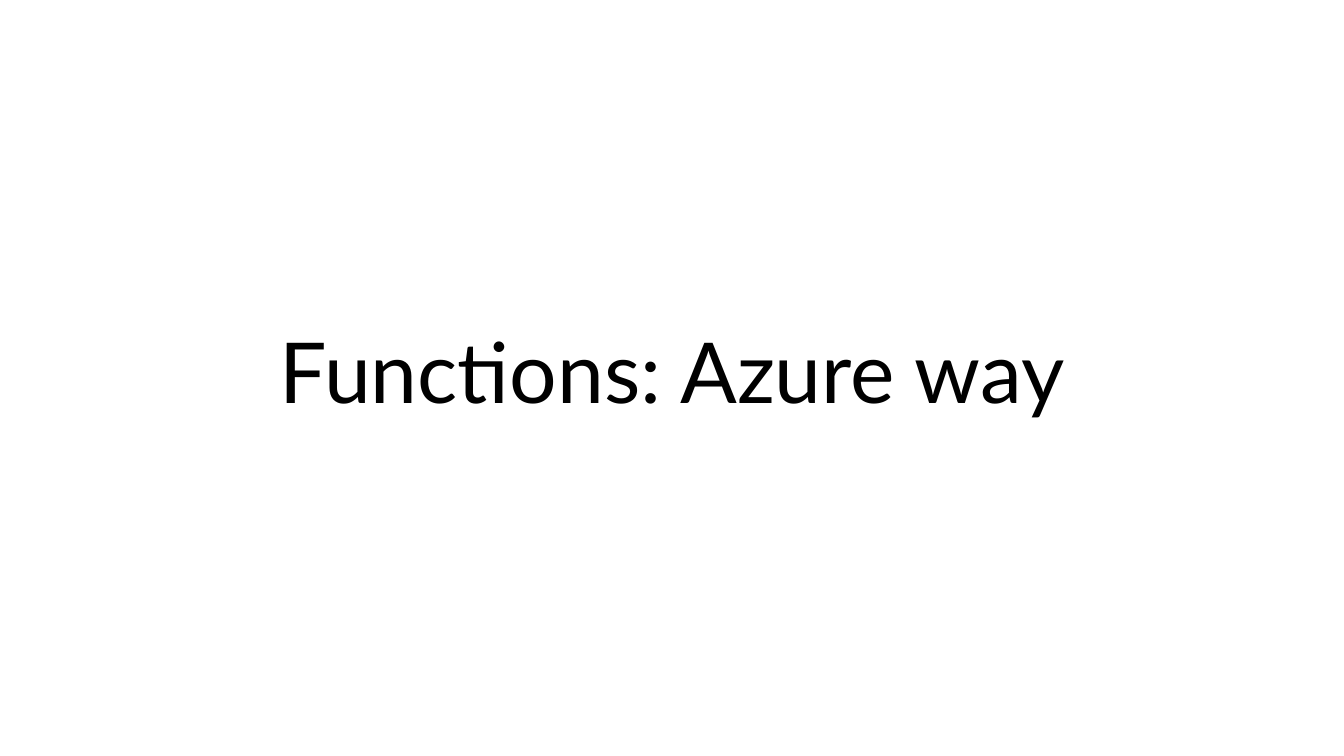
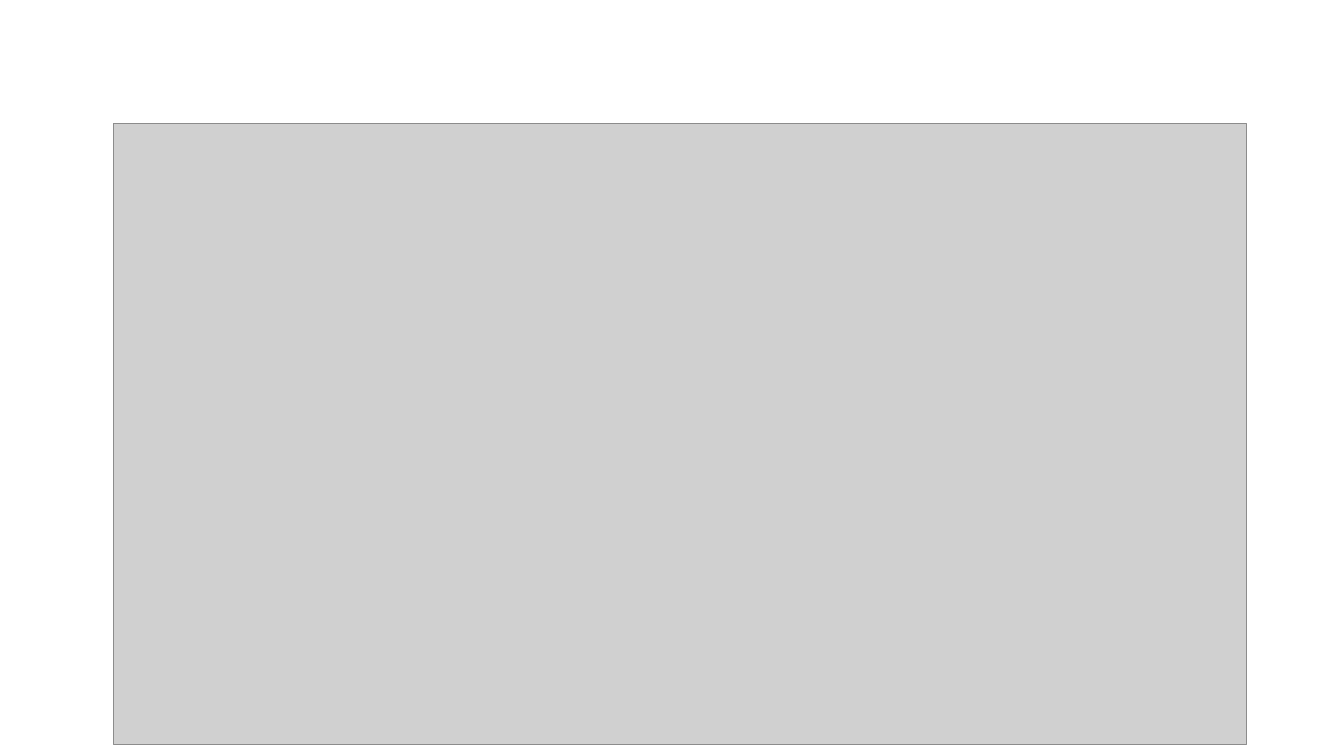
Before and after one commit to alex-zyl/FunctionsVSLambda, a slide deck: slide 17 of Presentation/Presentation.pptx. Drawn at 1344x756 pixels with LibreOffice and Linux fonts; fonts in the diff are those of the drawing; grey boxes stand for pictures. Boxes give left, top, right and bottom in pixels: in the first picture for what was removed or moved away, otherwise in the second. Text is boxed around its words. In the diff, an @@ line names an element or a change of style, - is before the commit and + after.

```diff
--- a/Presentation/Presentation.pptx
+++ b/Presentation/Presentation.pptx
@@ picture added at (114, 124, 1247, 745) @@
@@ title removed at (280, 341, 1065, 418) @@
-Functions: Azure way
```
Also in this commit, not shown: 2 other slides changed, 1 slide removed, 2 other files.
